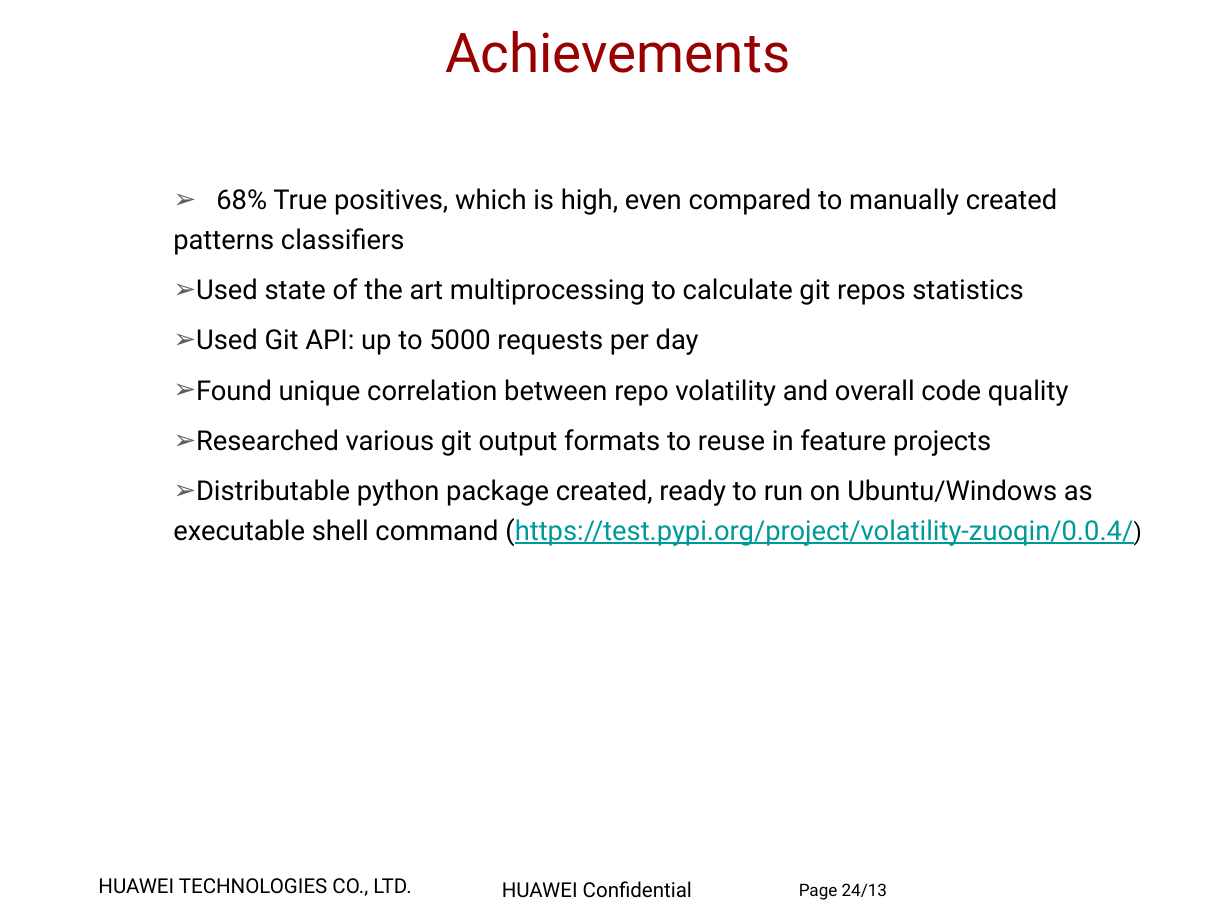
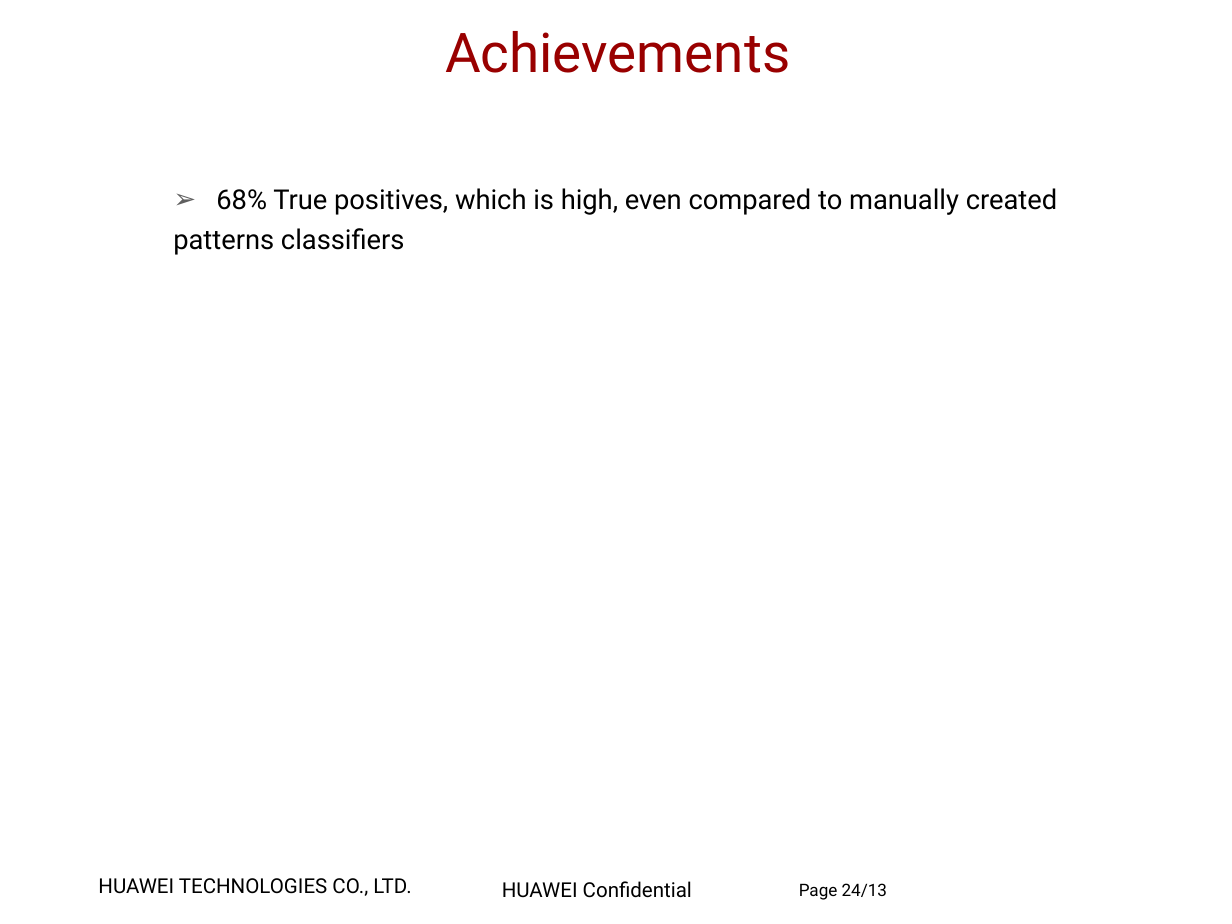
Before and after one commit to zuoqin/DeepBugs, a slide deck: slide 24 of materials/Project Presentation.pptx. Drawn at 1232x924 pixels with LibreOffice and Linux fonts; fonts in the diff are those of the drawing; background and template pictures are left out. Boxes give left, top, right and bottom in pixels: in the first picture for what was removed or moved away, otherwise in the second. Text is boxed around its words. In the diff, an @@ line names an element or a change of style, - is before the commit and + after.

Commit message:
Enhance java files parsing & project presentation

```diff
--- a/materials/Project Presentation.pptx
+++ b/materials/Project Presentation.pptx
@@ text at <box>173,278,1133,546</box>: paragraphs removed @@
-  ➢ Used state of the art multiprocessing to calculate git repos statistics
-  ➢ Used Git API: up to 5000 requests per day
-  ➢ Found unique correlation between repo volatility and overall code quality
-  ➢ Researched various git output formats to reuse in feature projects
-  ➢ Distributable python package created, ready to run on Ubuntu/Windows as executable shell command (https://test.pypi.org/project/volatility-zuoqin/0.0.4/)
```
Also in this commit, not shown: 2 slides added, 1 other file.
